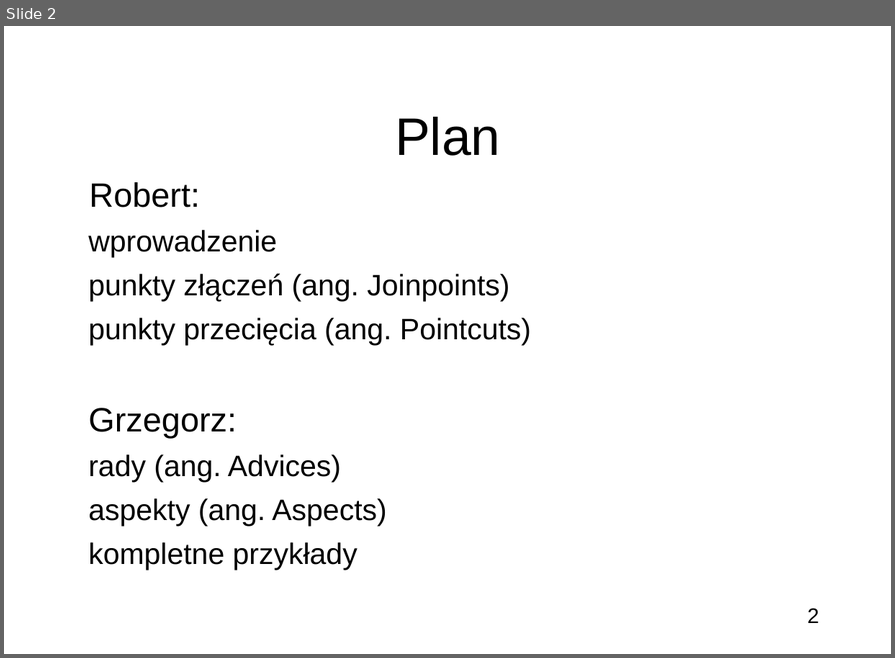
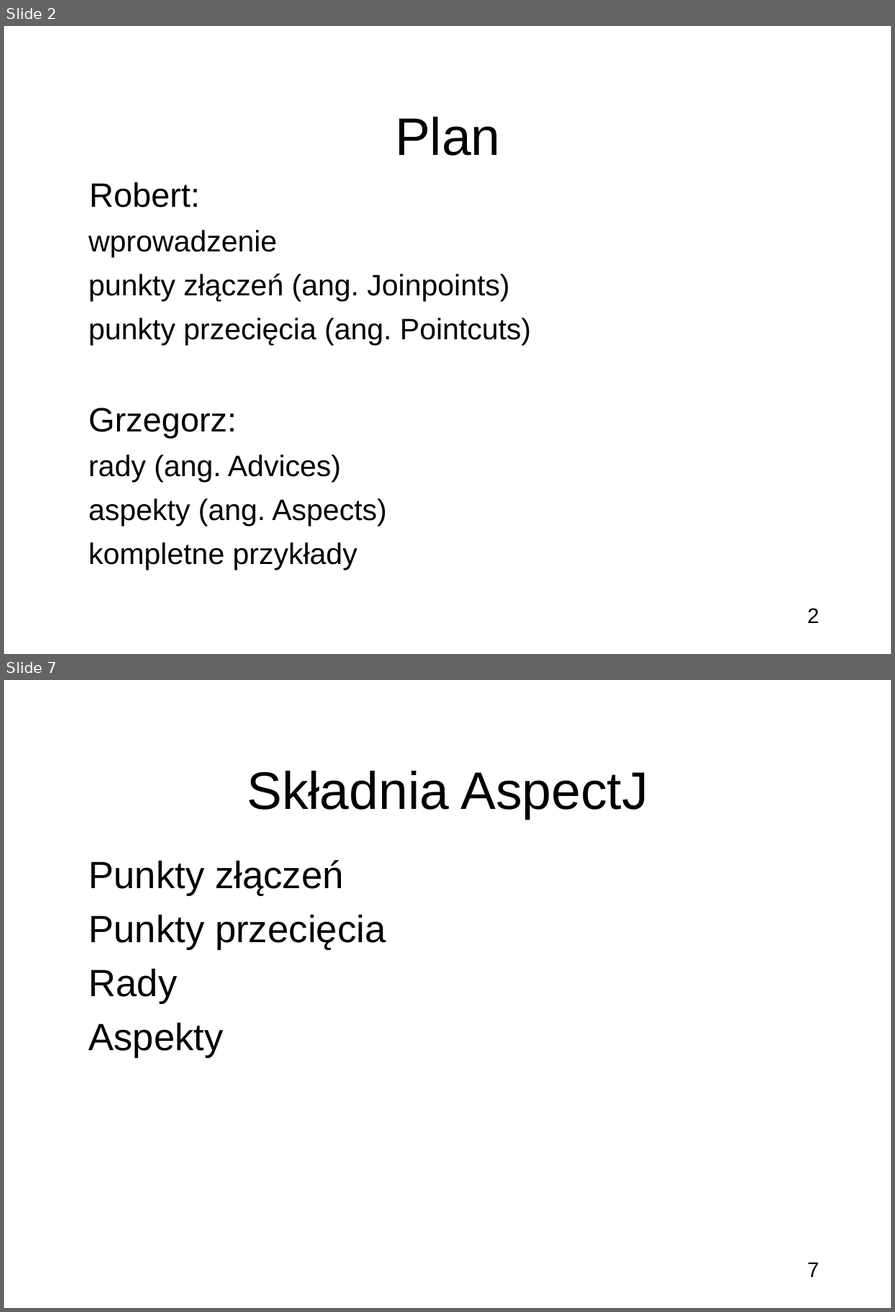
Before and after one commit to bercik/zti_seminar, a slide deck: prezentacja.odp. Shown one above the other, each under a label of ours: slide 2 before the commit, slides 2 and 7 after it; the slides between them are not shown. The pictures are 895x658 and 895x1312 pixels, drawn with LibreOffice and Linux fonts; fonts in the diff are those of the drawing; background and template pictures are left out. Boxes give left, top, right and bottom in pixels: in the first picture for what was removed or moved away, otherwise in the second. Text is boxed around its words. In the diff, an @@ line names an element or a change of style, - is before the commit and + after.

```diff
--- a/prezentacja.odp
+++ b/prezentacja.odp
@@ slide 7 added at [4, 680, 891, 1308], background picture (left out); not listed: 1 template element that a slide beside it also shows @@
@@ title added at [247, 771, 648, 819], 50 pt, text #000000 @@
+Składnia AspectJ
@@ subtitle added at [88, 860, 386, 1058], 36 pt, text #000000 @@
+● Punkty złączeń
+● Punkty przecięcia
+● Rady
+● Aspekty
```
Also in this commit, not shown: 5 other slides added, 2 slides removed.
